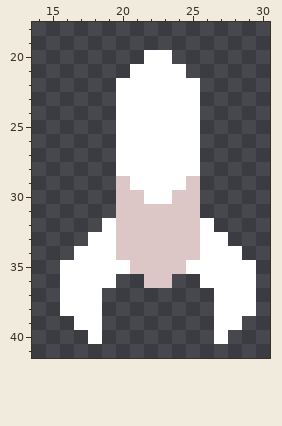
Two versions of one pixel-art sprite, sprites/units/core-units/graviton/graviton-cell.png. Above, as it was before the edit.
The file is 46x46 pixels. Shown: x 14..30, y 18..41. The old version is drawn lined up with the new one.
Once edited:
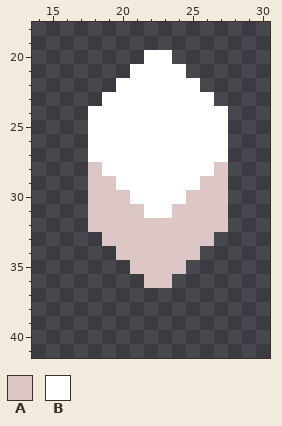
Palette (. is transparent): A #dcc6c6  B #ffffff
Change:
{"change": "whole drawing moved by +0,+12 (the old picture is shown already moved)"}
{"y":23,"x":19,"old":".","new":"B"}
{"y":23,"x":26,"old":".","new":"B"}
{"y":24,"x":18,"old":"..","new":"BB"}
{"y":24,"x":26,"old":"..","new":"BB"}
{"y":25,"x":18,"old":"..","new":"BB"}
{"y":25,"x":26,"old":"..","new":"BB"}
{"y":26,"x":18,"old":"..","new":"BB"}
{"y":26,"x":26,"old":"..","new":"BB"}
{"y":27,"x":18,"old":"..","new":"BB"}
{"y":27,"x":26,"old":"..","new":"BB"}
{"y":28,"x":18,"old":"..","new":"AB"}
{"y":28,"x":26,"old":"..","new":"BA"}
{"y":29,"x":18,"old":"..A","new":"AAB"}
{"y":29,"x":25,"old":"A..","new":"BAA"}
{"y":30,"x":18,"old":"..","new":"AA"}
{"y":30,"x":21,"old":"A","new":"B"}
{"y":30,"x":24,"old":"A","new":"B"}
{"y":30,"x":26,"old":"..","new":"AA"}
{"y":31,"x":18,"old":"..","new":"AA"}
{"y":31,"x":22,"old":"AA","new":"BB"}
{"y":31,"x":26,"old":"..","new":"AA"}
{"y":32,"x":18,"old":".B","new":"AA"}
{"y":32,"x":26,"old":"B.","new":"AA"}
{"y":33,"x":18,"old":"BB","new":".A"}
{"y":33,"x":26,"old":"BB","new":"A."}
{"y":34,"x":17,"old":"BBB","new":"..."}
{"y":34,"x":26,"old":"BBB","new":"..."}
{"y":35,"x":16,"old":"BBBBB","new":"....."}
{"y":35,"x":25,"old":"BBBBB","new":"....."}
{"y":36,"x":16,"old":"BBBB","new":"...."}
{"y":36,"x":26,"old":"BBBB","new":"...."}
{"y":37,"x":16,"old":"BBB","new":"..."}
{"y":37,"x":27,"old":"BBB","new":"..."}
{"y":38,"x":16,"old":"BBB","new":"..."}
{"y":38,"x":27,"old":"BBB","new":"..."}
{"y":39,"x":17,"old":"BB","new":".."}
{"y":39,"x":27,"old":"BB","new":".."}
{"y":40,"x":18,"old":"B","new":"."}
{"y":40,"x":27,"old":"B","new":"."}
